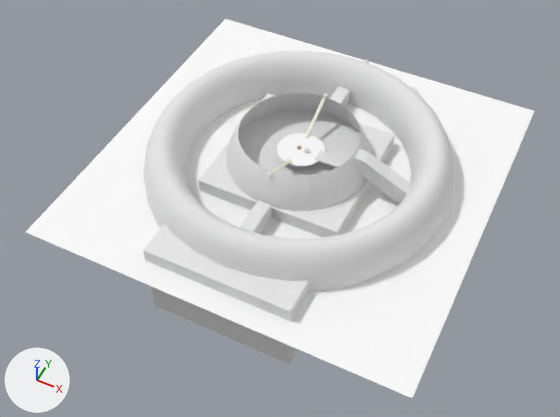
Two versions of the Blender file data/levels/castle_hall/castle_hall.blend, one commit apart.
The view is the same before and after, from a 50 mm camera at (103.0, -224.0, 248.0) aimed at (-2.0, -14.0, -15.0). Lighting does not change. The marker at lower left points along +X, +Y and +Z.

Objects in the first picture: 'ButtonBase', 'Dome', 'DomeRoof', 'Ground', 'ObjSector0_', 'ObjSector1_', 'ObjSector2_', 'ObjSector3_', 'RoofLine2', 'RoofLine4', 'Stairs', 'TunnelAround'.
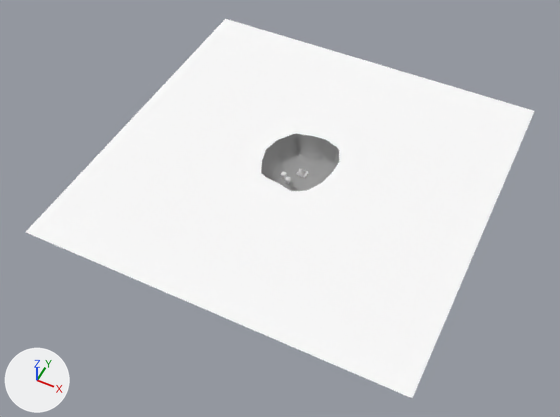
What differs and where, as boxes (x1, y1, x2, y2) in the pictures (560 x 417 px):
'TunnelAround', hidden: before (144, 51, 454, 292)
'ObjSector1_', hidden: before (198, 93, 395, 237)
'ObjSector0_', hidden: before (143, 223, 309, 364)
'Dome', hidden: before (226, 93, 370, 211)
'Stairs', hidden: before (315, 149, 412, 203)
'DomeRoof', hidden: before (277, 133, 325, 166)
'ObjSector2_', hidden: before (239, 200, 271, 234)
'ObjSector3_', hidden: before (330, 86, 350, 108)
'RoofLine2', hidden: before (305, 93, 328, 139)
'RoofLine4', hidden: before (267, 159, 292, 175)
'ObjAlien_3', hidden: before (305, 147, 309, 153)
part 1 of me_meshgrounddown, built on: after (261, 134, 339, 191)

The change, as a list of edits to the scene's bpy script:
```text
Change me_meshgrounddown:
    used by ob_grounddown; location = (-0.1, -0.4, 0.0); scale = (5.0, 5.0, 5.0)
    remove me_meshgrounddown.from_pydata(...)  # 113 vertices, 192 faces; spans x -3.54..3.11, y -2.93..4.39, z -1.73..0.0
    add me_meshgrounddown.from_pydata(...)  # 752 vertices, 906 faces; spans x -3.54..3.11, y -2.93..4.39, z -2.25..0.0
    me_meshgrounddown part 1: 85 vertices removed from x -3.21..2.78, y -2.57..4.03, z -1.73..-1.48; 724 vertices added at x -3.46..3.1, y -2.85..4.36, z -2.25..0.0
Change ob_stairs:
    add ob_stairs.hide_set(True)  # its collection is switched off
Change ob_tunnelaround:
    add ob_tunnelaround.hide_set(True)  # its collection is switched off
Change ob_dome:
    add ob_dome.hide_set(True)  # its collection is switched off
Change ob_roofline4:
    add ob_roofline4.hide_set(True)  # its collection is switched off
Change ob_roofline2:
    add ob_roofline2.hide_set(True)  # its collection is switched off
Change ob_domeroof:
    add ob_domeroof.hide_set(True)  # its collection is switched off
Change ob_objalien_3:
    add ob_objalien_3.hide_set(True)  # its collection is switched off
Change ob_buttonbase:
    add ob_buttonbase.hide_set(True)  # its collection is switched off
Change ob_objsector3:
    add ob_objsector3.hide_set(True)  # its collection is switched off
Change ob_objsector2:
    add ob_objsector2.hide_set(True)  # its collection is switched off
Change ob_objsector0:
    add ob_objsector0.hide_set(True)  # its collection is switched off
Change ob_objsector1:
    add ob_objsector1.hide_set(True)  # its collection is switched off
```
